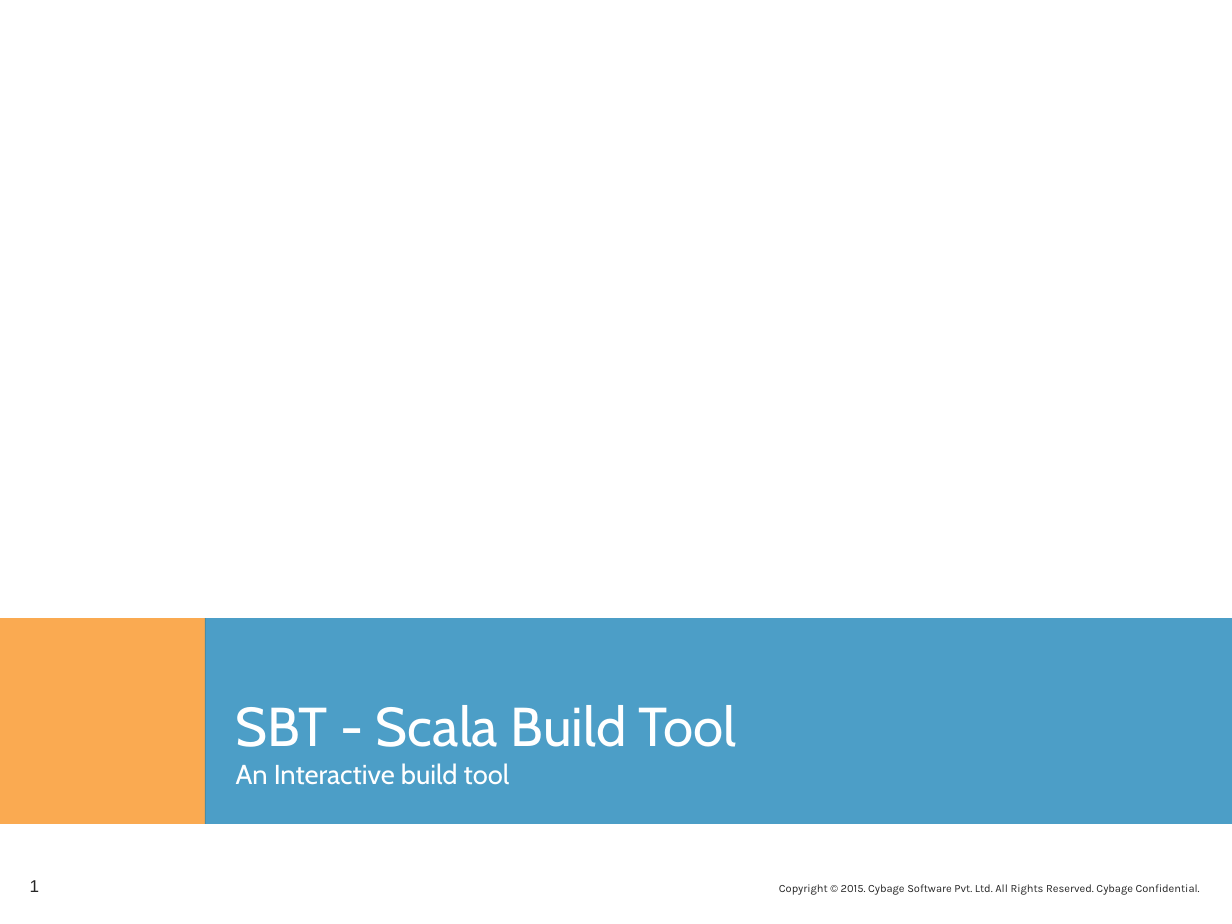
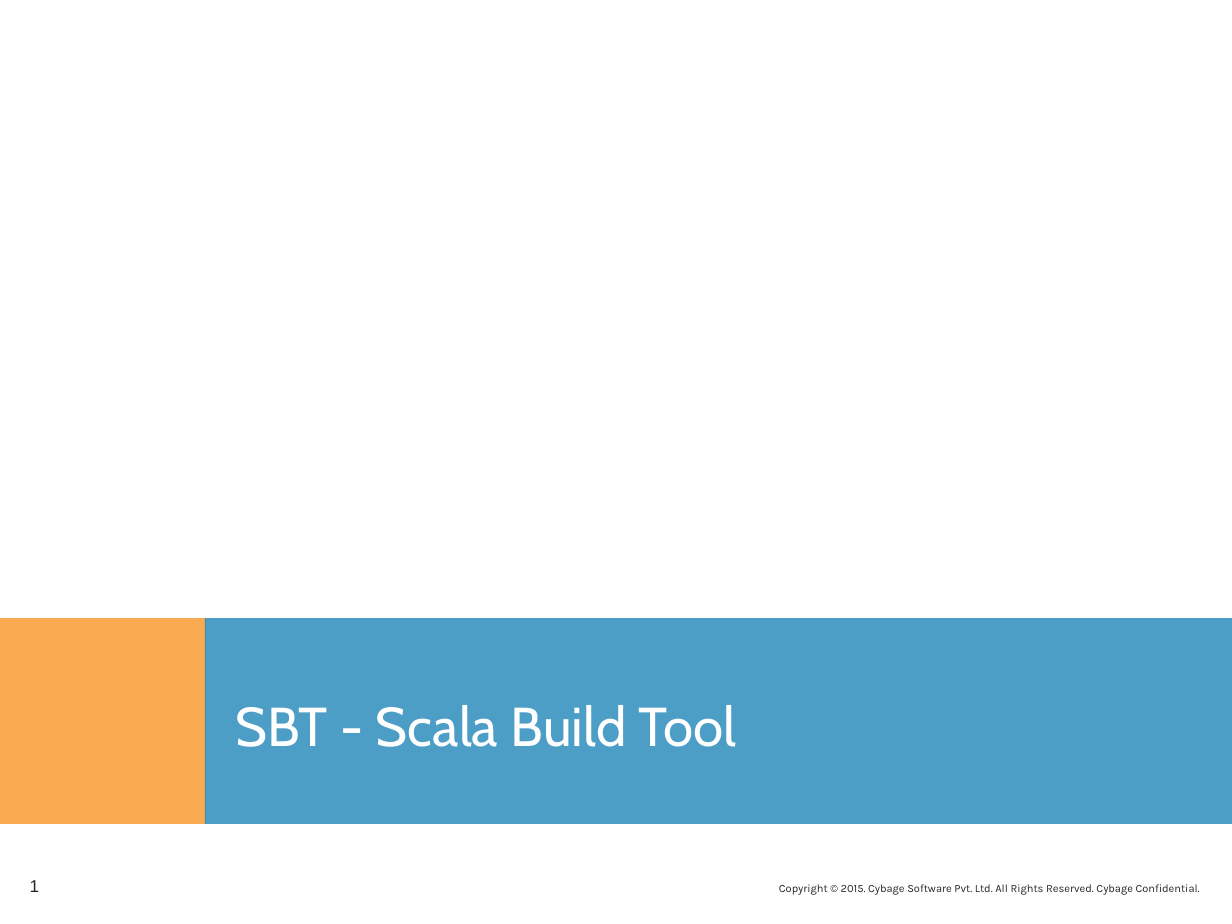
Before and after one commit to rashmitk/Documentation, a slide deck: slide 1 of SBT/SBT.pptx. Drawn at 1232x924 pixels with LibreOffice and Linux fonts; fonts in the diff are those of the drawing; background and template pictures are left out. Boxes give left, top, right and bottom in pixels: in the first picture for what was removed or moved away, otherwise in the second. Text is boxed around its words. In the diff, an @@ line names an element or a change of style, - is before the commit and + after.

```diff
--- a/SBT/SBT.pptx
+++ b/SBT/SBT.pptx
@@ title at bbox=[236, 705, 737, 747]: text changed; size 16 to 32 pt @@
-SBT - Scala Build Tool
-An Interactive build tool
+SBT - Scala Build Tool
```
Also in this commit, not shown: 6 other slides changed, 2 slides added, 25 slides removed, 1 other file.
